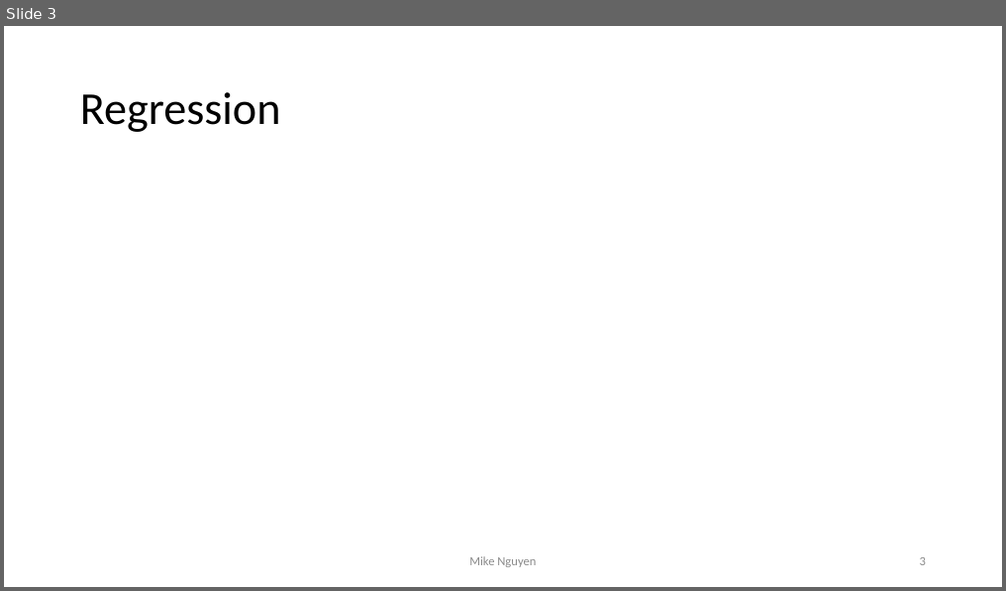
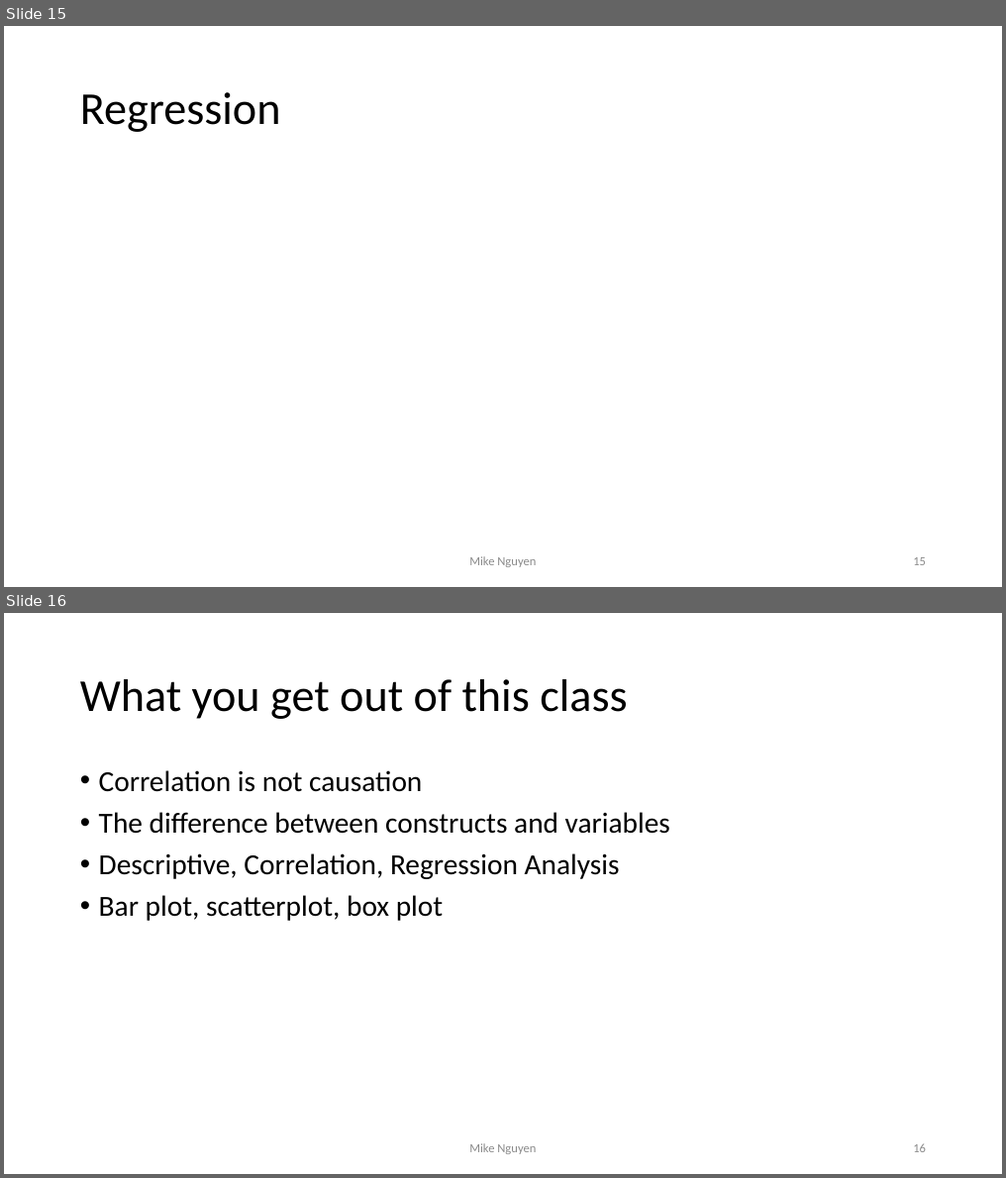
Before and after one commit to mikenguyen13/mar4050, a slide deck: lectures/14/2_Review.pptx. Shown one above the other, each under a label of ours: slide 3 before the commit, slides 15 and 16 after it. The pictures are 1006x591 and 1006x1178 pixels, drawn with LibreOffice and Linux fonts; fonts in the diff are those of the drawing. Boxes give left, top, right and bottom in pixels: in the first picture for what was removed or moved away, otherwise in the second. Text is boxed around its words. In the diff, an @@ line names an element or a change of style, - is before the commit and + after.

```diff
--- a/lectures/14/2_Review.pptx
+++ b/lectures/14/2_Review.pptx
@@ slide 16 added at (4,613,1002,1174), background #FFFFFF @@
@@ title added at (80,679,627,719), 44 pt, text #000000 @@
+What you get out of this class
@@ text added at (99,770,670,921), 28 pt, text #000000 @@
+• Correlation is not causation
+• The difference between constructs and variables
+• Descriptive, Correlation, Regression Analysis
+• Bar plot, scatterplot, box plot
@@ text added at (469,1144,536,1155), 12 pt, text #8C8C8C @@
+Mike Nguyen
@@ page number added at (913,1144,926,1153), 12 pt, text #8C8C8C @@
+16
@@ what was slide 3 is now slide 15 @@
@@ page number at (913,558,926,566): text changed @@
-3
+15
```
Also in this commit, not shown: 12 other slides added, 15 other files.
